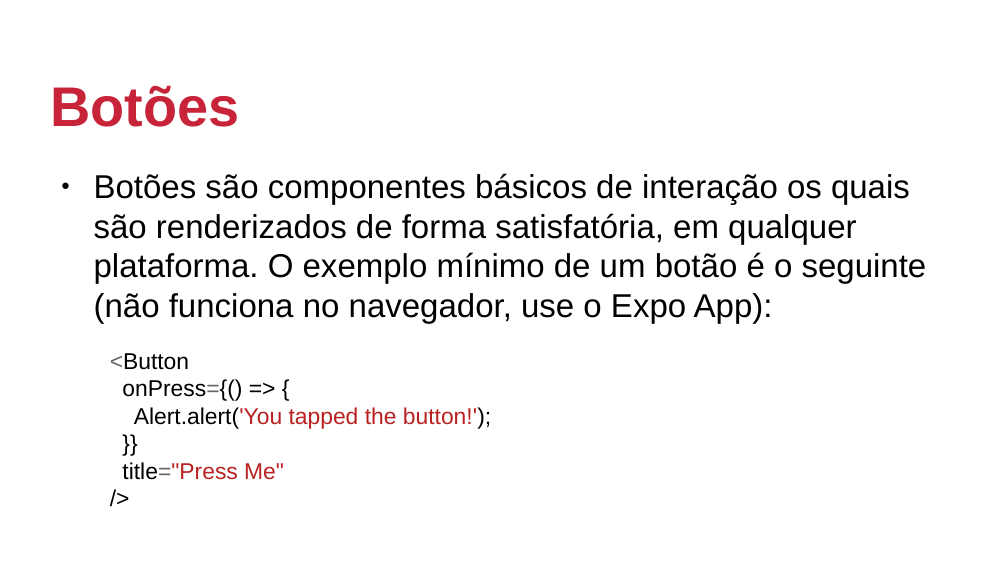
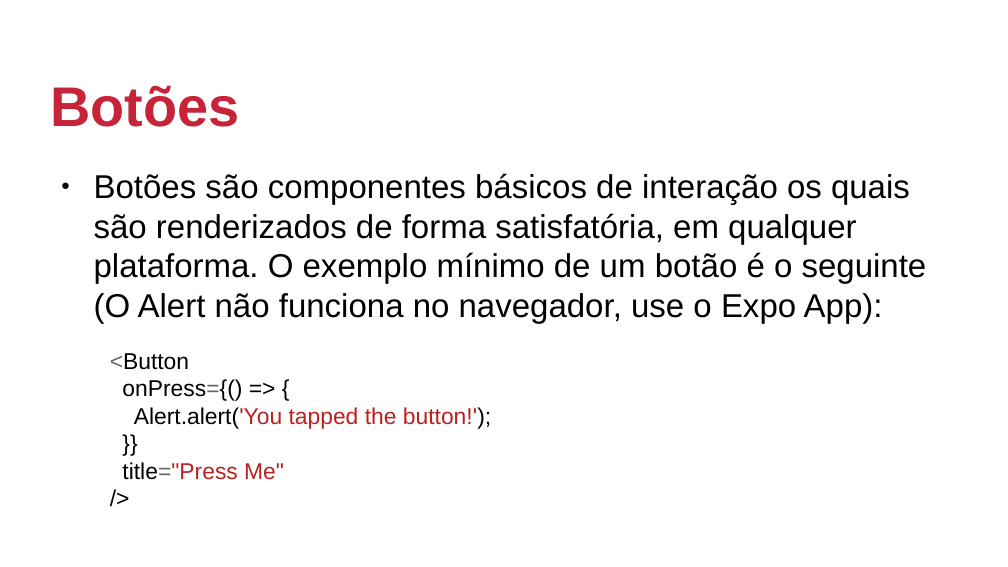
Before and after one commit to johnmagt/PIDM-2019_2, a slide deck: slide 17 of SLIDES/aula02.odp (slide 16 before the commit). Drawn at 1008x567 pixels with LibreOffice and Linux fonts; fonts in the diff are those of the drawing; background and template pictures are left out. Boxes give left, top, right and bottom in pixels: in the first picture for what was removed or moved away, otherwise in the second. Text is boxed around its words. In the diff, an @@ line names an element or a change of style, - is before the commit and + after.

```diff
--- a/SLIDES/aula02.odp
+++ b/SLIDES/aula02.odp
@@ text at [94, 173, 927, 324]: text changed @@
-● Botões são componentes básicos de interação os quais são renderizados de forma satisfatória, em qualquer plataforma. O exemplo mínimo de um botão é o seguinte (não funciona no navegador, use o Expo App):
+● Botões são componentes básicos de interação os quais são renderizados de forma satisfatória, em qualquer plataforma. O exemplo mínimo de um botão é o seguinte (O Alert não funciona no navegador, use o Expo App):
```
Also in this commit, not shown: 1 other slide changed, 1 slide added, 25 other files.
